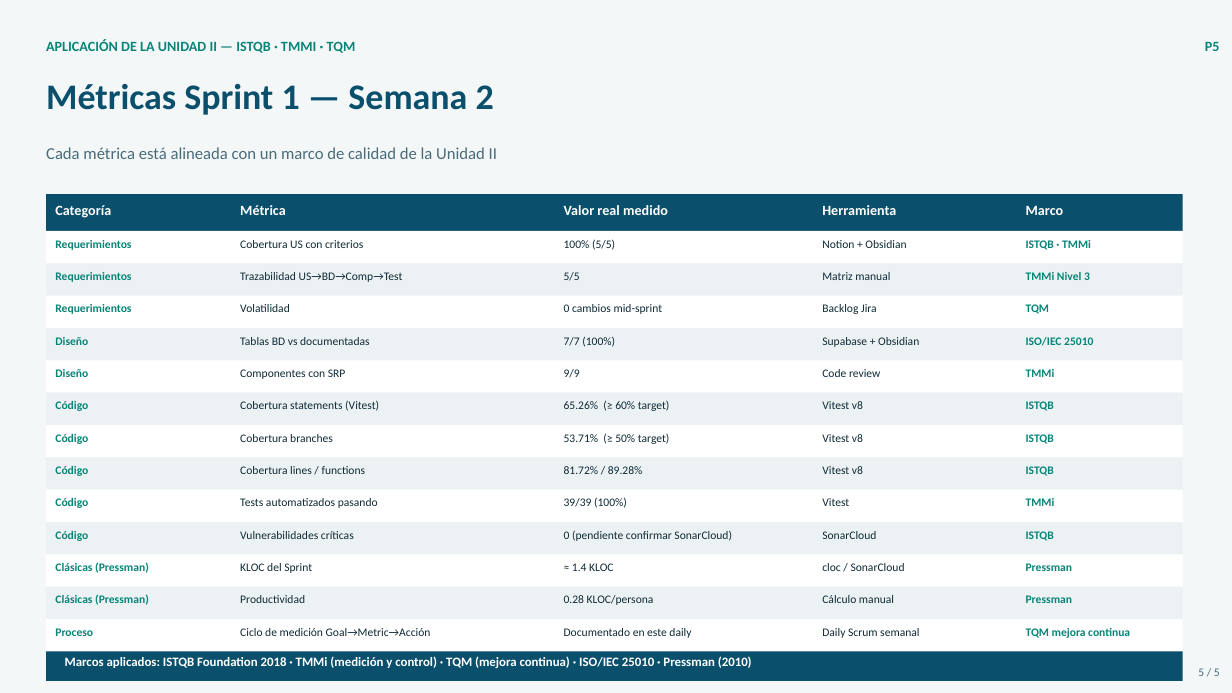
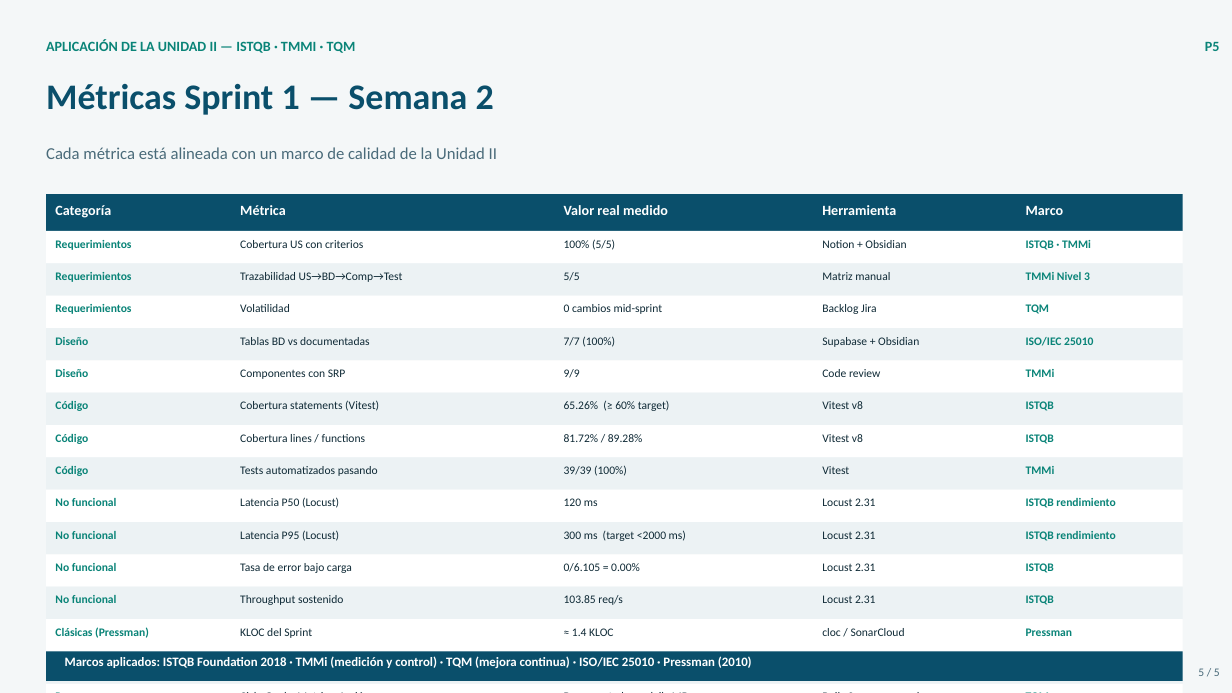
Before and after one commit to Helios-TeamUTP/Helios, a slide deck: slide 5 of dailys/Daily_S2_Sprint1_HELIOS.pptx. Drawn at 1232x693 pixels with LibreOffice and Linux fonts; fonts in the diff are those of the drawing. Boxes give left, top, right and bottom in pixels: in the first picture for what was removed or moved away, otherwise in the second. Text is boxed around its words. In the diff, an @@ line names an element or a change of style, - is before the commit and + after.

```diff
--- a/dailys/Daily_S2_Sprint1_HELIOS.pptx
+++ b/dailys/Daily_S2_Sprint1_HELIOS.pptx
@@ text removed at [240, 434, 333, 442] @@
-Cobertura branches
@@ text removed at [564, 433, 670, 444] @@
-53.71% (≥ 50% target)
@@ text at [822, 466, 849, 474]: text changed @@
-Vitest v8
+Vitest
@@ 5 texts: place and size @@
-5 texts at [240, 466, 1055, 508]
+5 texts at [240, 434, 1055, 476]
@@ text at [55, 498, 117, 506]: text changed @@
-Código
+No funcional
@@ text added at [240, 497, 339, 508], 9 pt, text #0F2A36 @@
+Latencia P50 (Locust)
@@ text added at [564, 498, 598, 506], 9 pt, text #0F2A36 @@
+120 ms
@@ text at [822, 498, 875, 506]: text changed @@
-Vitest
+Locust 2.31
@@ text added at [1026, 498, 1115, 508], 9 pt, text #0A8478, bold @@
+ISTQB rendimiento
@@ text at [55, 531, 117, 539]: text changed @@
-Código
+No funcional
@@ text at [240, 530, 339, 541]: text changed @@
-Vulnerabilidades críticas
+Latencia P95 (Locust)
@@ text at [564, 530, 686, 541]: text changed @@
-0 (pendiente confirmar SonarCloud)
+300 ms (target <2000 ms)
@@ text at [822, 531, 875, 539]: text changed @@
-SonarCloud
+Locust 2.31
@@ text at [1026, 531, 1115, 541]: text changed @@
-ISTQB
+ISTQB rendimiento
@@ text added at [55, 563, 117, 571], 9 pt, text #0A8478, bold @@
+No funcional
@@ text added at [240, 563, 352, 573], 9 pt, text #0F2A36 @@
+Tasa de error bajo carga
@@ text added at [564, 563, 640, 572], 9 pt, text #0F2A36 @@
+0/6.105 = 0.00%
@@ text added at [822, 563, 875, 571], 9 pt, text #0F2A36 @@
+Locust 2.31
@@ text "ISTQB": place and size @@
-text "ISTQB" at [1026, 466, 1054, 476]
+text "ISTQB" at [1026, 563, 1054, 573]
@@ text removed at [1026, 563, 1072, 571] @@
-Pressman
@@ text added at [55, 595, 117, 603], 9 pt, text #0A8478, bold @@
+No funcional
@@ text added at [240, 595, 343, 605], 9 pt, text #0F2A36 @@
+Throughput sostenido
@@ text added at [564, 595, 622, 605], 9 pt, text #0F2A36 @@
+103.85 req/s
@@ text at [822, 595, 875, 603]: text changed @@
-Cálculo manual
+Locust 2.31
@@ text added at [1026, 595, 1054, 605], 9 pt, text #0A8478, bold @@
+ISTQB
@@ text "Clásicas (Pressman)": place and size @@
-text "Clásicas (Pressman)" at [55, 594, 149, 605]
+text "Clásicas (Pressman)" at [55, 627, 149, 638]
@@ text at [240, 628, 431, 636]: text changed @@
-Ciclo de medición Goal→Metric→Acción
+Ciclo Goal→Metric→Acción
@@ text at [564, 628, 691, 638]: text changed @@
-Documentado en este daily
+Documentado en daily MD
@@ 7 texts: place and size @@
-7 texts at [55, 563, 919, 638]
+7 texts at [55, 628, 1017, 693]
@@ text "Pressman": place and size @@
-text "Pressman" at [1026, 595, 1072, 603]
+text "Pressman" at [1026, 628, 1072, 636]
@@ text at [1026, 628, 1130, 638]: text changed @@
-TQM mejora continua
+TQM
@@ text "Clásicas (Pressman)": place and size @@
-text "Clásicas (Pressman)" at [55, 562, 149, 573]
+text "Clásicas (Pressman)" at [55, 658, 149, 668]
@@ rectangle added at [46, 684, 1183, 693], fill #FFFFFF @@
```
Also in this commit, not shown: 3 other files.
